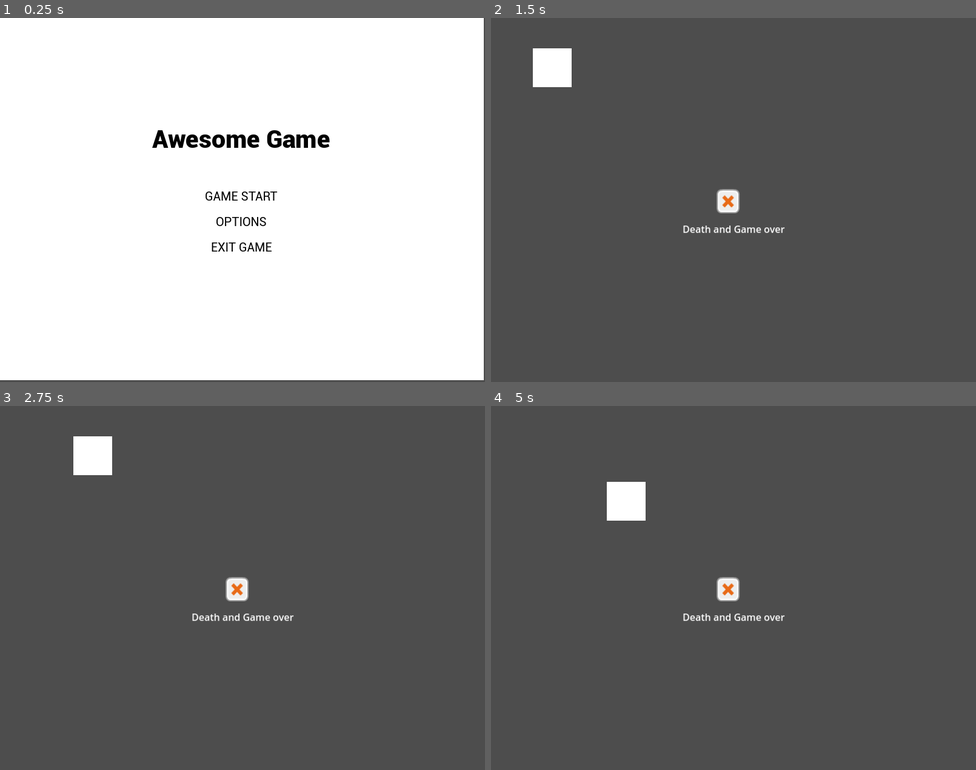
Above: before the commit, frames 1-4 (two rows, left to right).
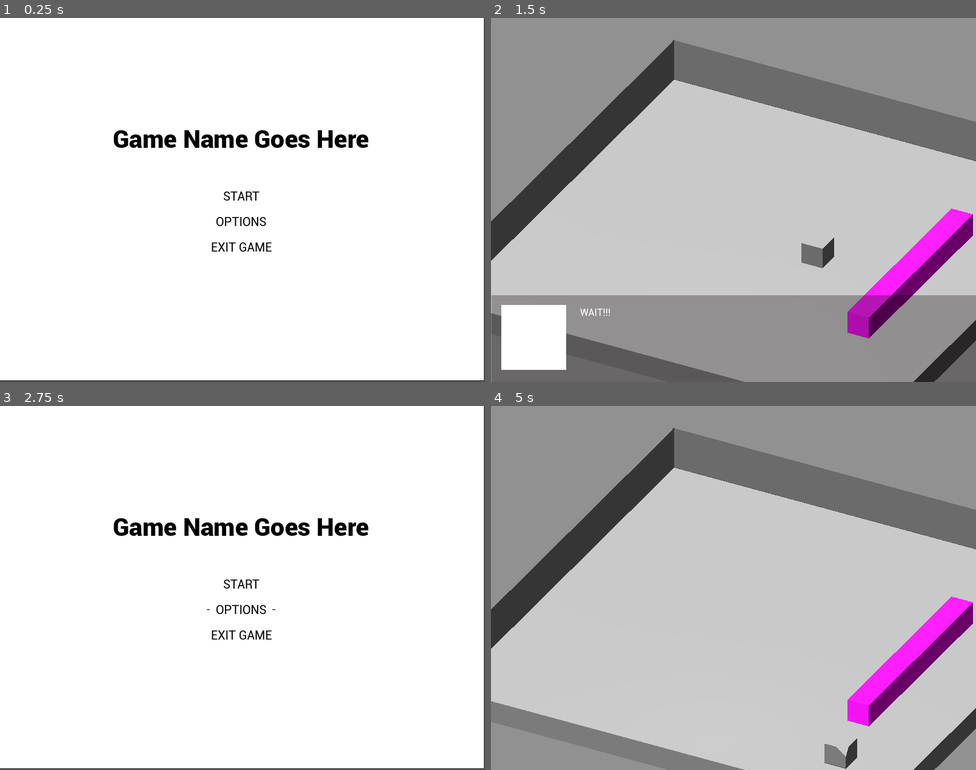
Above: after the commit, the same moments.

Repository: scottpetrovic/godot-starter-template
Game: Godot game, scene res://Scenes/MainMenu.tscn
Same seed, same stepped clock (60 frames per second), same inputs: the game is played once before the commit and once after it.
Inputs (mouse positions are in pixels of both pictures, inside the frame that each line leads up to):
- Up to frame 1 (0.25 s): no input
- Up to frame 2 (1.5 s): click "GAME START" (after the commit: "START") at 0.5 s; tap Enter at 1.25 s; move the mouse to (840, 181) at 1.27 s; hold Right (ui_right) from 1.28 s (still down)
- Up to frame 3 (2.75 s): release Right (ui_right) at 2 s; click (242, 609) at 2 s, where only the run after the commit has a clickable "RETURN TO TITLE"
- Up to frame 4 (5 s): click (733, 584) at 2.75 s, where only the run after the commit has a clickable "START"; tap Space at 3.5 s; move the mouse to (636, 606) at 3.52 s; hold Down (ui_down) 3.53-4.28 s; move the mouse to (782, 507) at 4.27 s; hold Right (ui_right) from 4.28 s (still down)

The runs differ from the first frame. In frame 1, 1.6% of the frame differs, in the area x 23-76%, y 30-51%; in frame 2, 94%; in frame 3, 98%, in the area x 0-100%, y 0-100%; in frame 4, 96%.

Commit message:
Add basic 3d scene for demo
Add images for readme

Diff:
--- a/Scenes/GameLoop.tscn
+++ b/Scenes/GameLoop.tscn
@@ -38,6 +38,7 @@
 
 [node name="PauseMenu" type="Node2D" parent="."]
 visible = false
+top_level = true
 scale = Vector2(1.00076, 0.998538)
 
 [node name="Background" type="TextureRect" parent="PauseMenu"]
@@ -48,18 +49,20 @@
 expand_mode = 1
 
 [node name="Title" type="Label" parent="PauseMenu"]
-offset_top = 174.667
+offset_top = 213.0
 offset_right = 795.0
-offset_bottom = 234.667
+offset_bottom = 271.0
 theme_override_colors/font_color = Color(1, 1, 1, 1)
 theme_override_fonts/font = ExtResource("3")
+theme_override_font_sizes/font_size = 40
 text = "PAUSED"
+horizontal_alignment = 1
 
 [node name="MenuOptions" type="VBoxContainer" parent="PauseMenu"]
-offset_left = 0.52124
-offset_top = 254.979
-offset_right = 797.522
-offset_bottom = 394.979
+offset_left = 1.0
+offset_top = 302.0
+offset_right = 798.0
+offset_bottom = 426.0
 theme_override_constants/separation = 10
 
 [node name="ReturnToGame" parent="PauseMenu/MenuOptions" instance=ExtResource("1")]
--- a/Scenes/LevelOne.tscn
+++ b/Scenes/LevelOne.tscn
@@ -1,56 +1,38 @@
-[gd_scene load_steps=9 format=3 uid="uid://b5ileeg3md8hl"]
+[gd_scene load_steps=16 format=3 uid="uid://b5ileeg3md8hl"]
 
 [ext_resource type="Texture2D" uid="uid://dvkym7mabprim" path="res://Graphics/white.png" id="1"]
 [ext_resource type="Script" path="res://Scripts/Player.gd" id="2"]
-[ext_resource type="Texture2D" uid="uid://8ox5r0nb1al3" path="res://Graphics/orange_boxCross.png" id="3"]
 [ext_resource type="FontFile" path="res://Fonts/NormalText.tres" id="4"]
 [ext_resource type="Script" path="res://Scripts/LevelOne.gd" id="5"]
 [ext_resource type="Script" path="res://Scripts/Conversation.gd" id="6"]
 
-[sub_resource type="RectangleShape2D" id="1"]
-size = Vector2(67.904, 69.4654)
+[sub_resource type="BoxMesh" id="BoxMesh_wgrui"]
 
-[sub_resource type="RectangleShape2D" id="2"]
-size = Vector2(37, 41)
+[sub_resource type="BoxShape3D" id="BoxShape3D_xl4ab"]
 
-[node name="LevelOne" type="Node2D"]
+[sub_resource type="BoxMesh" id="BoxMesh_qfw2m"]
+
+[sub_resource type="BoxShape3D" id="BoxShape3D_2cqwn"]
+
+[sub_resource type="BoxMesh" id="BoxMesh_i50dh"]
+
+[sub_resource type="StandardMaterial3D" id="StandardMaterial3D_kj5pu"]
+albedo_color = Color(1, 0, 1, 1)
+
+[sub_resource type="BoxShape3D" id="BoxShape3D_t1ghr"]
+
+[sub_resource type="PlaneMesh" id="PlaneMesh_osni3"]
+
+[sub_resource type="BoxShape3D" id="BoxShape3D_3wgyj"]
+size = Vector3(2.0199, 1, 1)
+
+[sub_resource type="Environment" id="Environment_d6062"]
+background_energy_multiplier = 1.9
+ambient_light_color = Color(1, 1, 1, 1)
+ambient_light_energy = 3.53
+
+[node name="LevelOne" type="Node3D"]
 script = ExtResource("5")
-
-[node name="Player" type="CharacterBody2D" parent="."]
-position = Vector2(80.048, 82.2673)
-script = ExtResource("2")
-
-[node name="CollisionShape2D" type="CollisionShape2D" parent="Player"]
-position = Vector2(1, 0)
-shape = SubResource("1")
-
-[node name="TextureRect" type="TextureRect" parent="Player"]
-offset_left = -30.9543
-offset_top = -31.748
-offset_right = 33.0457
-offset_bottom = 32.252
-texture = ExtResource("1")
-
-[node name="DamageItem" type="Area2D" parent="."]
-position = Vector2(388.108, 300.202)
-
-[node name="CollisionShape2D" type="CollisionShape2D" parent="DamageItem"]
-position = Vector2(3.392, 2.298)
-shape = SubResource("2")
-
-[node name="TextureRect" type="TextureRect" parent="DamageItem"]
-offset_left = -17.3901
-offset_top = -18.055
-offset_right = 22.6099
-offset_bottom = 21.945
-texture = ExtResource("3")
-
-[node name="GameOverLabel" type="Label" parent="DamageItem"]
-offset_left = -72.0
-offset_top = 36.0
-offset_right = 75.0
-offset_bottom = 50.0
-text = "Death and Game over"
 
 [node name="UI" type="Node2D" parent="."]
 
@@ -86,4 +68,90 @@
 
 [node name="Timer" type="Timer" parent="UI/Conversation"]
 
-[connection signal="body_entered" from="DamageItem" to="Player" method="_on_DamageItem_body_entered"]
+[node name="Ground" type="Area3D" parent="."]
+
+[node name="MeshInstance3D" type="MeshInstance3D" parent="Ground"]
+transform = Transform3D(20, 0, 0, 0, 1, 0, 0, 0, 20, 0, 0, 0)
+mesh = SubResource("BoxMesh_wgrui")
+skeleton = NodePath("")
+
+[node name="CollisionShape3D" type="CollisionShape3D" parent="Ground"]
+transform = Transform3D(20, 0, 0, 0, 1, 0, 0, 0, 20, 0, 0, 0)
+shape = SubResource("BoxShape3D_xl4ab")
+
+[node name="DirectionalLight3D" type="DirectionalLight3D" parent="."]
+transform = Transform3D(1, -3.57767e-05, -1.90952e-05, 2.33613e-05, 0.123316, 0.992367, -3.31489e-05, -0.992367, 0.123316, 0, 4.27785, 0)
+shadow_enabled = true
+
+[node name="Camera3D" type="Camera3D" parent="."]
+transform = Transform3D(0.886204, -0.239689, 0.396475, 0, 0.855771, 0.517355, -0.463296, -0.458482, 0.758387, 1.7303, 7.04086, 6.96944)
+projection = 1
+size = 15.0
+near = 0.01
+
+[node name="Player" type="CharacterBody3D" parent="."]
+transform = Transform3D(1, 0, 0, 0, 1, 0, 0, 0, 1, 0, 0.939507, 0)
+script = ExtResource("2")
+
+[node name="MeshInstance3D" type="MeshInstance3D" parent="Player"]
+mesh = SubResource("BoxMesh_qfw2m")
+
+[node name="CollisionShape3D" type="CollisionShape3D" parent="Player"]
+shape = SubResource("BoxShape3D_2cqwn")
+
+[node name="DeathCube" type="Area3D" parent="."]
+transform = Transform3D(1, 0, 0, 0, 1, 0, 0, 0, 1, 6.31246, 1.05164, 0)
+
+[node name="MeshInstance" type="MeshInstance3D" parent="DeathCube"]
+transform = Transform3D(1, 0, 0, 0, 1, 0, 0, 0, 9.28353, 0, 0, 0)
+mesh = SubResource("BoxMesh_i50dh")
+surface_material_override/0 = SubResource("StandardMaterial3D_kj5pu")
+
+[node name="DeathCollision" type="CollisionShape3D" parent="DeathCube"]
+transform = Transform3D(1, 0, 0, 0, 1, 0, 0, 0, 9.28353, 0, 0, 0)
+shape = SubResource("BoxShape3D_t1ghr")
+
+[node name="Environment" type="Node3D" parent="."]
+
+[node name="Wall" type="StaticBody3D" parent="Environment"]
+transform = Transform3D(9.97393, 0, 0, 0, -4.37114e-08, 1, 0, -1, -4.37114e-08, 0, 1.39775, 10.0432)
+
+[node name="MeshInstance3D" type="MeshInstance3D" parent="Environment/Wall"]
+mesh = SubResource("PlaneMesh_osni3")
+
+[node name="CollisionShape3D" type="CollisionShape3D" parent="Environment/Wall"]
+transform = Transform3D(1, 0, 0, 0, 1, 0, 0, 0, 1, 0, -0.426785, 0)
+shape = SubResource("BoxShape3D_3wgyj")
+
+[node name="Wall2" type="StaticBody3D" parent="Environment"]
+transform = Transform3D(9.97393, 0, 0, 0, -4.37114e-08, -1, 0, 1, -4.37114e-08, 0, 1.39775, -9.9819)
+
+[node name="MeshInstance3D" type="MeshInstance3D" parent="Environment/Wall2"]
+mesh = SubResource("PlaneMesh_osni3")
+
+[node name="CollisionShape3D" type="CollisionShape3D" parent="Environment/Wall2"]
+transform = Transform3D(1, 0, 0, 0, 1, 0, 0, 0, 1, 0, -0.452966, 0)
+shape = SubResource("BoxShape3D_3wgyj")
+
+[node name="Wall3" type="StaticBody3D" parent="Environment"]
+transform = Transform3D(-4.35974e-07, 1, -4.37114e-08, 0, -4.37114e-08, -1, -9.97393, -4.37114e-08, 1.91069e-15, -9.89155, 1.39775, -0.0271263)
+
+[node name="MeshInstance3D" type="MeshInstance3D" parent="Environment/Wall3"]
+mesh = SubResource("PlaneMesh_osni3")
+
+[node name="CollisionShape3D" type="CollisionShape3D" parent="Environment/Wall3"]
+transform = Transform3D(1, 0, 0, -1.13687e-13, 1, -7.10543e-15, 5.0822e-21, -7.10543e-15, 1, 1.86265e-09, -0.425111, 0)
+shape = SubResource("BoxShape3D_3wgyj")
+
+[node name="Wall4" type="StaticBody3D" parent="Environment"]
+transform = Transform3D(-4.35974e-07, -1, 4.37114e-08, 0, -4.37114e-08, -1, 9.97393, -4.37114e-08, 1.91069e-15, 9.97332, 1.39775, -0.0271263)
+
+[node name="MeshInstance3D" type="MeshInstance3D" parent="Environment/Wall4"]
+mesh = SubResource("PlaneMesh_osni3")
+
+[node name="CollisionShape3D" type="CollisionShape3D" parent="Environment/Wall4"]
+transform = Transform3D(1, 0, 3.97047e-23, 2.84217e-14, 1, -8.35187e-23, 1.69407e-21, -8.35187e-23, 1, -1.39698e-09, -0.398602, 0)
+shape = SubResource("BoxShape3D_3wgyj")
+
+[node name="WorldEnvironment" type="WorldEnvironment" parent="Environment"]
+environment = SubResource("Environment_d6062")
--- a/Scenes/MainMenu.tscn
+++ b/Scenes/MainMenu.tscn
@@ -30,7 +30,7 @@
 theme_override_colors/font_color = Color(0, 0, 0, 1)
 theme_override_fonts/font = ExtResource("3")
 theme_override_font_sizes/font_size = 41
-text = "Awesome Game"
+text = "Game Name Goes Here"
 horizontal_alignment = 1
 
 [node name="MenuOptions" type="VBoxContainer" parent="."]
@@ -43,7 +43,7 @@
 
 [node name="GameStart" parent="MenuOptions" instance=ExtResource("1")]
 layout_mode = 2
-item_name = "GAME START"
+item_name = "START"
 
 [node name="Options" parent="MenuOptions" instance=ExtResource("1")]
 layout_mode = 2
--- a/Scripts/GameLoop.gd
+++ b/Scripts/GameLoop.gd
@@ -5,9 +5,6 @@
 func _ready():
 	$PauseMenu/MenuOptions/ReturnToGame/Button.connect("button_down", Callable(self, "toggle_pause"))
 	$PauseMenu/MenuOptions/ReturnToTitle/Button.connect("button_down", Callable(self, "load_main_menu"))
-
-	# level will emit a player_dead() signal...which Global can listen to
-	Global.connect("player_dead", Callable(self, 'show_gameover'))
 
 	# only play music if it is enabled
 	if(Global.isMusicOn):
--- a/Scripts/Global.gd
+++ b/Scripts/Global.gd
@@ -16,7 +16,3 @@
 	for n in node.get_children():
 		node.remove_child(n)
 		n.queue_free()
-
-
-func player_dead():
-	emit_signal('player_died')
--- a/Scripts/LevelOne.gd
+++ b/Scripts/LevelOne.gd
@@ -1,5 +1,4 @@
-extends Node2D
-
+extends Node3D
 
 # example of how a conversation can work with a distance set
 var narratorTextIndex = 0 # loop through messages
@@ -10,6 +9,10 @@
 
 func _ready():
 	$UI/Conversation.connect("messageEnded", Callable(self, "_messageEnded"))
+	$DeathCube.connect("body_entered", Callable(self, "_deathCubeEntered"))
+
+func _deathCubeEntered(body):
+	get_tree().change_scene_to_file("res://Scenes/GameOver.tscn")
 
 func _canShowMessage():
 
@@ -21,15 +24,16 @@
 	return $UI/Conversation.visible == false != onLastMessage
 
 func _process(delta):
+
 	if(_canShowMessage()):
-		var closeDistance = 200 # pixels where object is close
-		var dist = distanceBetweenObjects($Player, $DamageItem)
+		var closeDistance = 5 # pixels where object is close
+		var dist = distanceBetweenObjects($Player, $DeathCube)
 		if(dist < closeDistance):
 			$UI/Conversation.showConversation(narratorText[narratorTextIndex], 2.5)
 
 func _messageEnded():
 	narratorTextIndex += 1
 
-func distanceBetweenObjects(object1: Node2D, object2: Node2D):
-	var a = Vector2( object2.position - object1.position )
-	return sqrt( (a.x * a.x) + (a.y * a.y) )
+func distanceBetweenObjects(object1: Node3D, object2: Node3D):
+	var a = Vector3( object2.position - object1.position )
+	return sqrt( (a.x * a.x) + (a.y * a.y)  + (a.z * a.z) )
--- a/Scripts/Player.gd
+++ b/Scripts/Player.gd
@@ -1,9 +1,8 @@
-extends CharacterBody2D
-
+extends CharacterBody3D
 
 # Declare member variables here. Examples:
 var current_health = 1 # 1 hit and you are dead
-var move_speed = 100
+var move_speed = 10
 
  # adds up our directions to see which way to move
 # var velocity := Vector2()
@@ -16,15 +15,15 @@
 func get_input():
 
 	# basic 8-way movement
-	velocity = Vector2()
+	velocity = Vector3()
 	if Input.is_action_pressed("ui_right"):
 		velocity.x += 1
 	if Input.is_action_pressed("ui_left"):
 		velocity.x -= 1
 	if Input.is_action_pressed("ui_down"):
-		velocity.y += 1
+		velocity.z += 1
 	if Input.is_action_pressed("ui_up"):
-		velocity.y -= 1
+		velocity.z -= 1
 	velocity = velocity.normalized() * move_speed
 
 func _physics_process(delta: float):
@@ -35,5 +34,3 @@
 
 func _on_DamageItem_body_entered(_body):
 	current_health -= 1
-	if(current_health <= 0):
-		get_tree().change_scene_to_file("res://Scenes/GameOver.tscn")
Binary file added: README_screenshots/readme-1.png
Not shown, added: README_screenshots/readme-1.png.import
Binary file added: README_screenshots/readme-2.png
Not shown, added: README_screenshots/readme-2.png.import
Binary file added: README_screenshots/readme-3.png
Not shown, added: README_screenshots/readme-3.png.import
Binary file added: README_screenshots/readme-4.png
Not shown, added: README_screenshots/readme-4.png.import
Not shown, changed: README
